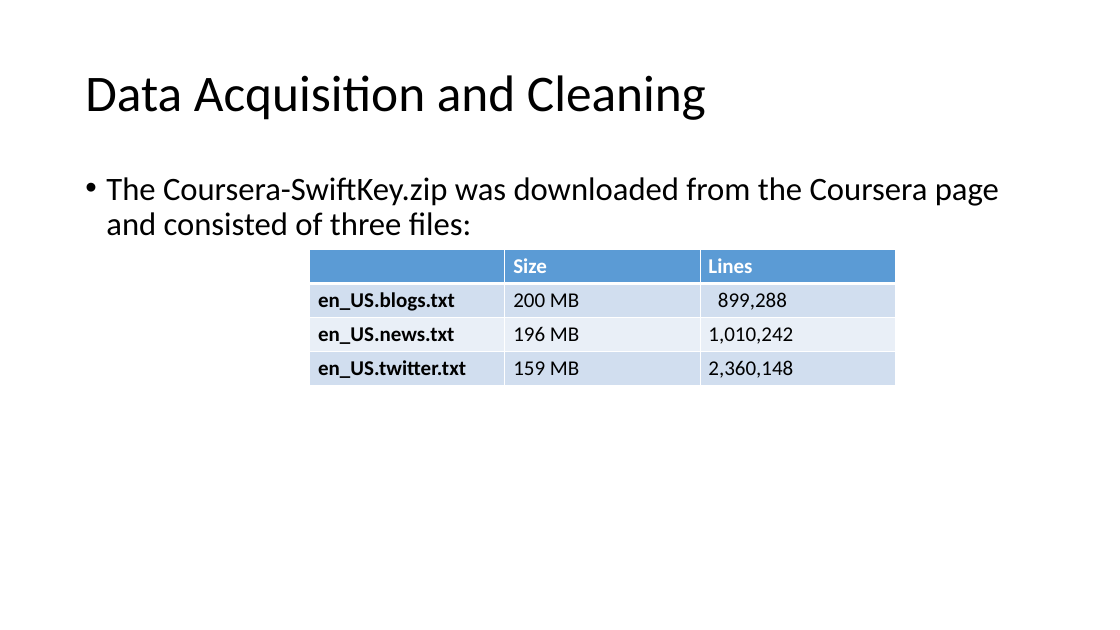
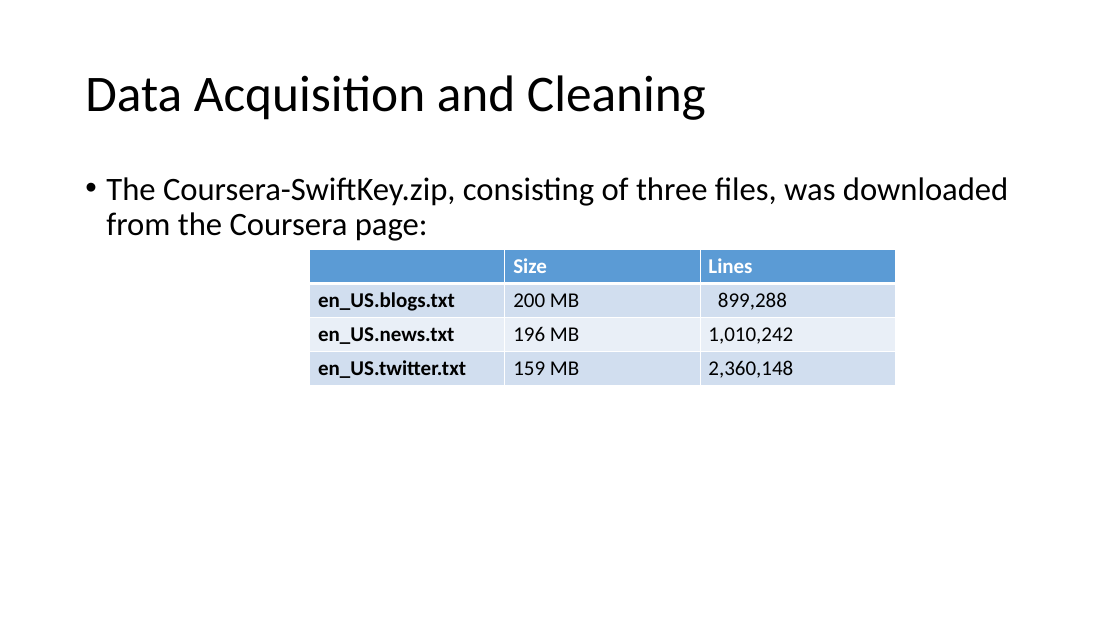
Before and after one commit to drbaguiar/Captsone, a slide deck: slide 2 of Microsoft PowerPoint Presentation.pptx. Drawn at 1120x630 pixels with LibreOffice and Linux fonts; fonts in the diff are those of the drawing. Boxes give left, top, right and bottom in pixels: in the first picture for what was removed or moved away, otherwise in the second. Text is boxed around its words. In the diff, an @@ line names an element or a change of style, - is before the commit and + after.

```diff
--- a/Microsoft PowerPoint Presentation.pptx
+++ b/Microsoft PowerPoint Presentation.pptx
@@ text at (106, 177, 1008, 241): text changed @@
-• The Coursera-SwiftKey.zip was downloaded from the Coursera page and consisted of three files:
+• The Coursera-SwiftKey.zip, consisting of three files, was downloaded from the Coursera page:
```
Also in this commit, not shown: 1 other slide changed, 2 slides added, 9 other files.
